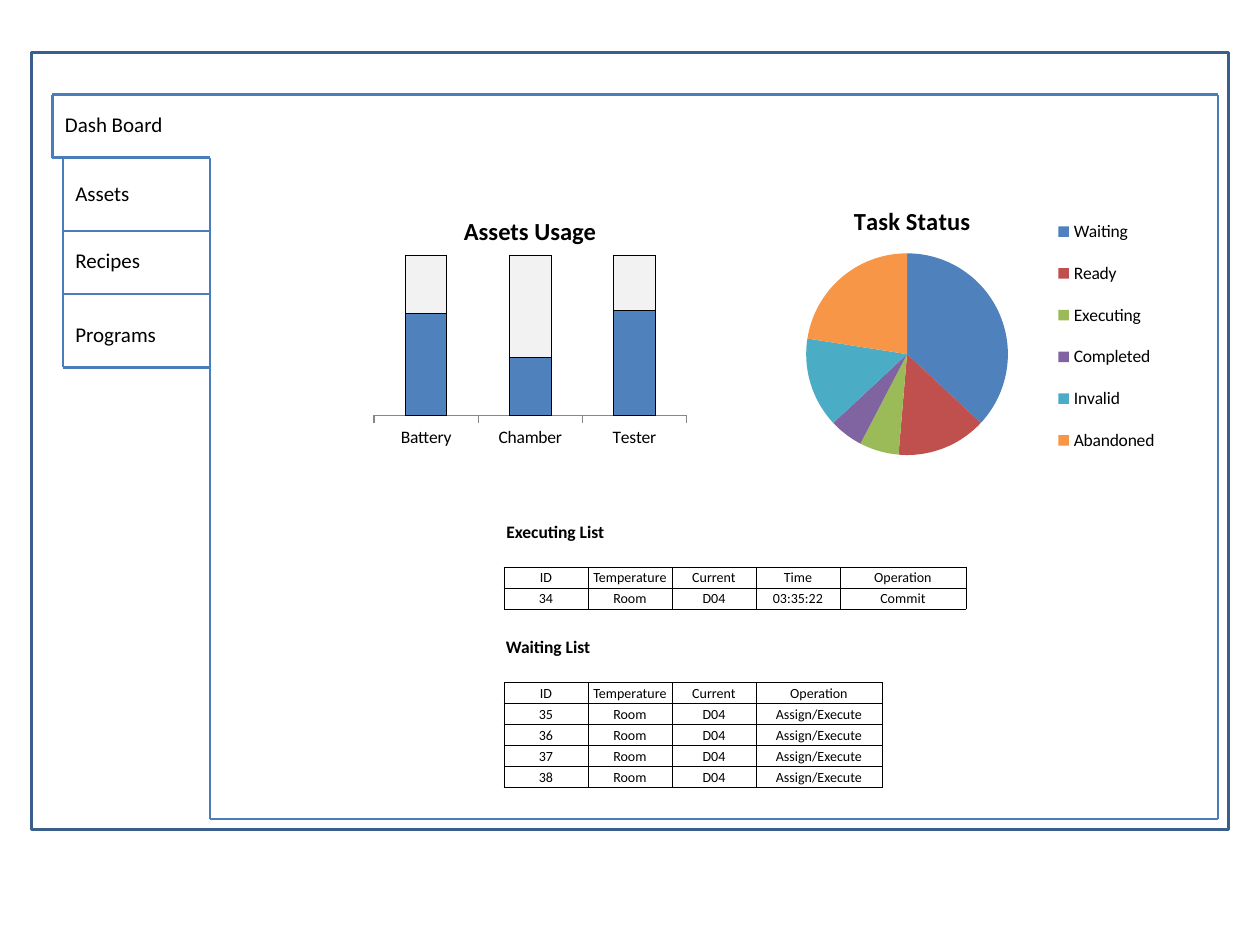
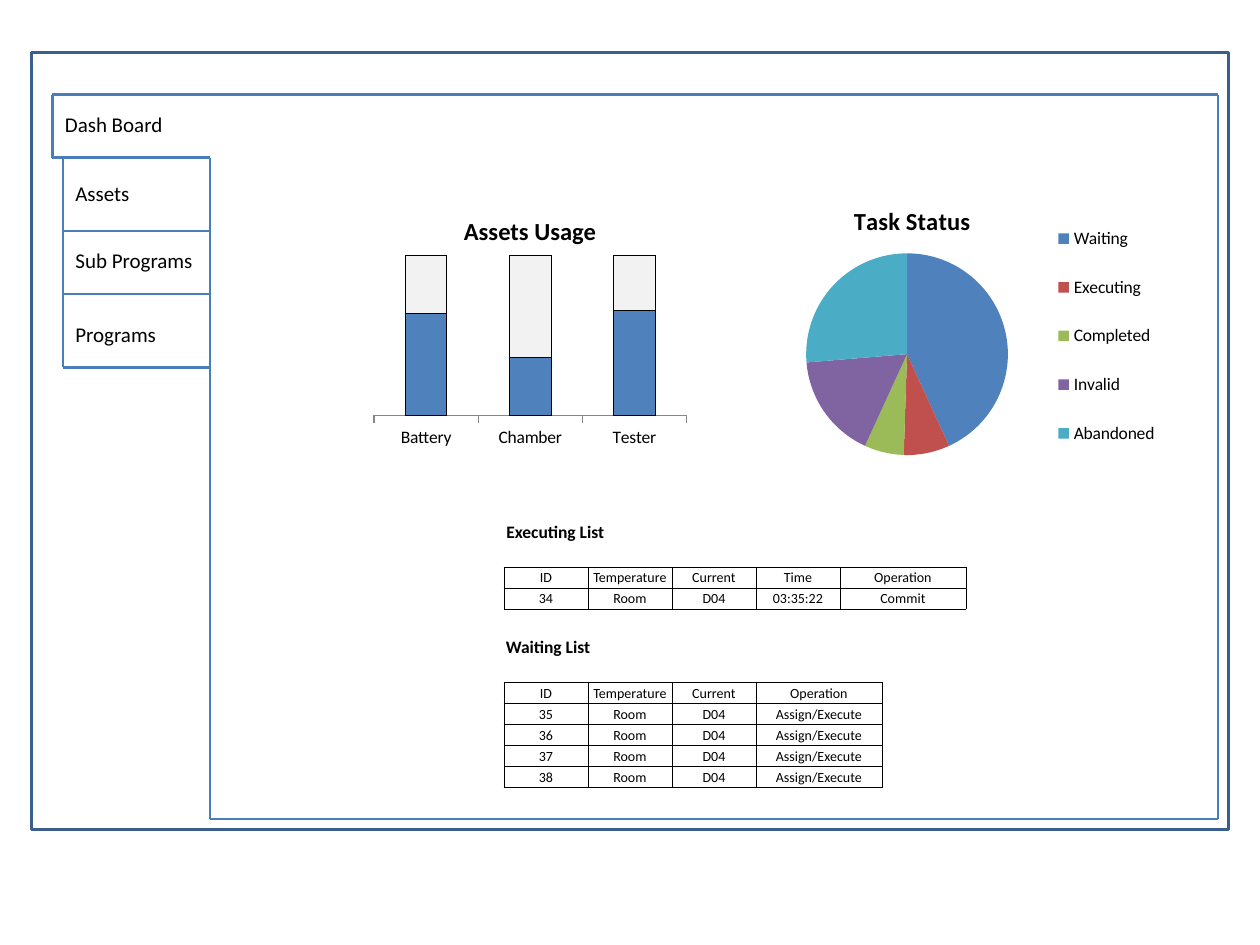
Before and after one commit to happylennychen/BCLabManager, a slide deck: slide 1 of Doc/UI Design.pptx. Drawn at 1260x945 pixels with LibreOffice and Linux fonts; fonts in the diff are those of the drawing. Boxes give left, top, right and bottom in pixels: in the first picture for what was removed or moved away, otherwise in the second. Text is boxed around its words. In the diff, an @@ line names an element or a change of style, - is before the commit and + after.

```diff
--- a/Doc/UI Design.pptx
+++ b/Doc/UI Design.pptx
@@ pie chart at bbox=[714, 179, 1218, 472] @@
-categories: Waiting, Ready, Executing, Completed, Invalid, Abandoned
+categories: Waiting, Executing, Completed, Invalid, Abandoned
-Task Status: 37, 14, 6, 5, 14, 23
+Task Status: 43, 7, 6, 17, 26
@@ text at bbox=[75, 253, 193, 272]: text changed @@
-Recipes
+Sub Programs
```
Also in this commit, not shown: 23 other slides changed, 13 slides removed, 1 other file.
